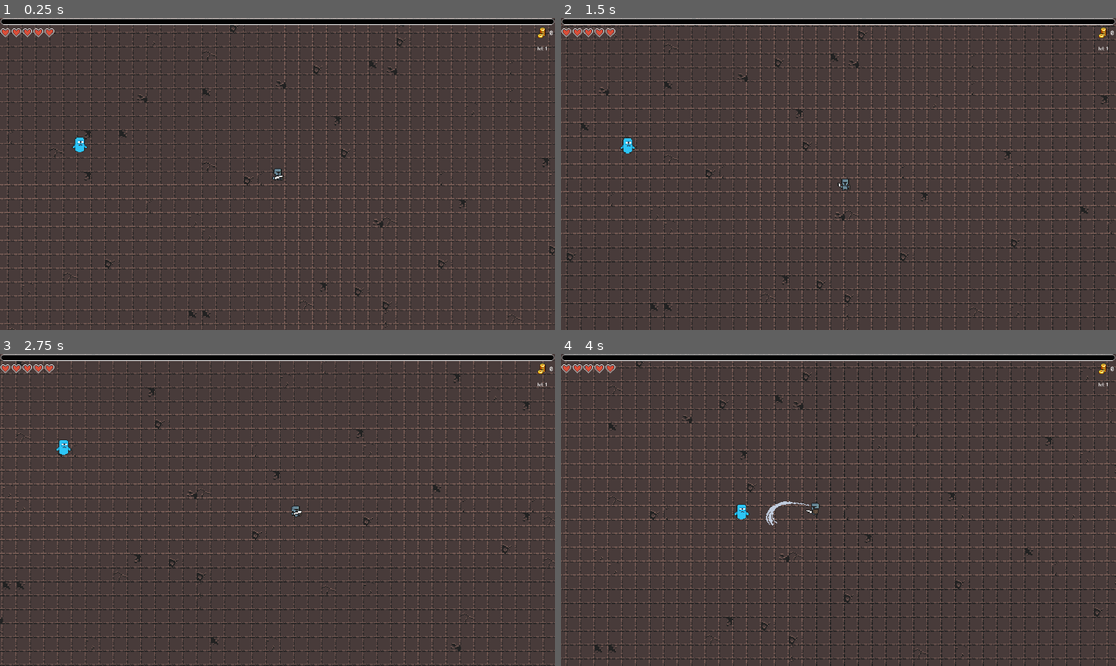
Above: before the commit, frames 1-4 (two rows, left to right).
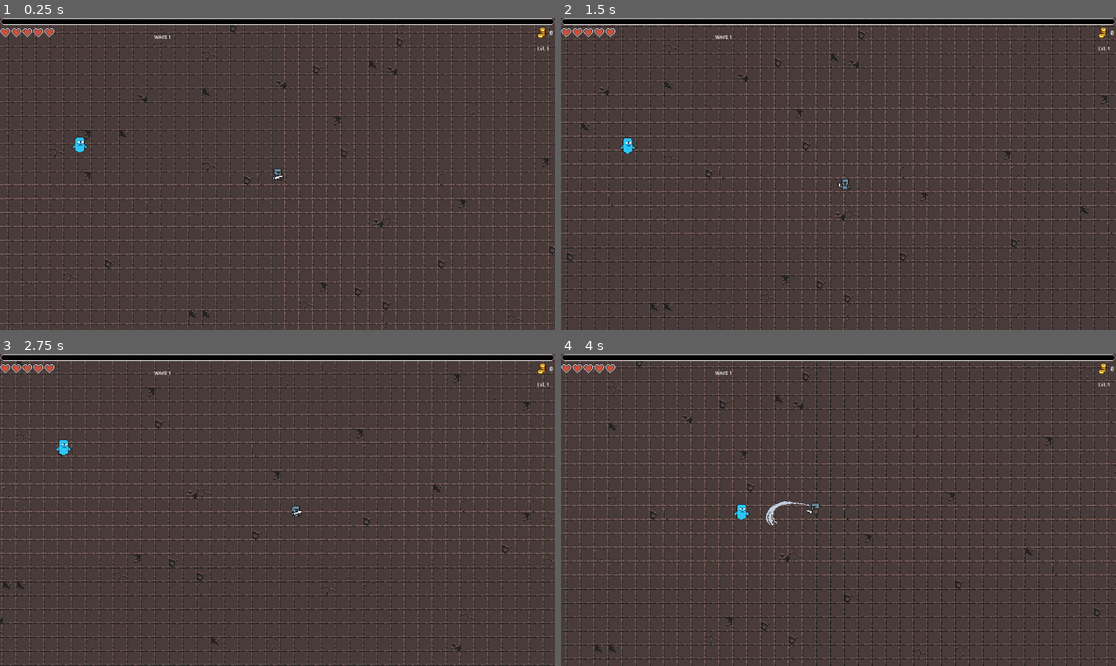
Above: after the commit, the same moments.

Repository: ErikpvDev/Proyecto-intermodular
Game: Godot game, scene res://Scenes/Levels/Level01/level_01.tscn
Two runs of this game, one before a commit and one after it. Both use one fixed random seed, a clock stepped at 60 frames per second and the inputs below.
Inputs:
- Up to frame 1 (0.25 s): no input
- Up to frame 2 (1.5 s): hold D (right) 0.53-1.28 s; tap Shift (dash) at 0.6, 1.35 s; hold S (down) from 1.28 s (still down)
- Up to frame 3 (2.75 s): release S (down) at 2.03 s; hold D (right) from 2.03 s (still down); tap Shift (dash) at 2.1 s
- Up to frame 4 (4 s): release D (right) at 2.78 s; hold W (up) 2.78-3.53 s; tap Shift (dash) at 2.85, 3.6 s; hold A (left) from 3.53 s (still down)

The runs differ from the first frame. In frame 1, less than 0.1% of the frame differs, in the area x 27-99%, y 5-11%; in frame 2, less than 0.1%; in frame 3, less than 0.1%; in frame 4, less than 0.1%.

Commit message:
Waves, lvl
Ahora hay un texto que muestra la wave en la ui y el texto del nivel esta un poco reajustado

Diff:
--- a/Scenes/Character/experience.gd
+++ b/Scenes/Character/experience.gd
@@ -7,7 +7,7 @@
 var lvl: int = 1
 
 func _ready() -> void:
-	exp_lvl_text.text="lvl: "+str(lvl)
+	exp_lvl_text.text="LVL "+str(lvl)
 	exp_bar.max_value=exp_needed_lvl
 
 func add_exp(amount: int) -> void:
--- a/Scenes/Spawn/spawn.gd
+++ b/Scenes/Spawn/spawn.gd
@@ -8,6 +8,7 @@
 @export var hp_elite_growth=5
 @export var base_hp=10
 @onready var between_waves=5
+@onready var wave_text = $"../UI/Wave/Label"
 
 @onready var enemy_dict = {
 	1: [6, 1.1],
@@ -47,7 +48,6 @@
 func _ready():
 	update_wave()
 
-
 func enemy_death():
 	dead_enemies+=1
 	if dead_enemies==enemy_dict[current_wave][0]:
@@ -55,7 +55,6 @@
 		await get_tree().create_timer(time_between_waves).timeout
 		current_wave+=1
 		update_wave()
-
 
 func get_valid_spawnpoint(cam):
 	# The viewport of the camera
@@ -99,6 +98,7 @@
 
 
 func update_wave():
+	wave_text.text = "WAVE "+str(current_wave)
 	var prob
 	for rondas in enemy_dict:
 		prob = base_elite_chance * enemy_dict[rondas][1]
--- a/Scenes/UI/Exp/exp.tscn
+++ b/Scenes/UI/Exp/exp.tscn
@@ -25,7 +25,7 @@
 anchor_right = 1.0
 offset_left = -61.484985
 offset_top = 93.715
-offset_right = -21.484985
+offset_right = -6.0
 offset_bottom = 116.71511
 grow_horizontal = 0
-text = "10"
+text = "LVL"
--- a/Scenes/UI/ui.tscn
+++ b/Scenes/UI/ui.tscn
@@ -1,8 +1,9 @@
-[gd_scene load_steps=4 format=3 uid="uid://bam0ik66tfskr"]
+[gd_scene load_steps=5 format=3 uid="uid://bam0ik66tfskr"]
 
 [ext_resource type="PackedScene" uid="uid://bk01ah10djpvn" path="res://Scenes/Gold/Gold.tscn" id="1_i5q6i"]
 [ext_resource type="PackedScene" uid="uid://bqy0xbspvp3gc" path="res://Scenes/Hearts/health_bar.tscn" id="2_hwbc8"]
 [ext_resource type="PackedScene" uid="uid://dv7lc10i5l7rj" path="res://Scenes/UI/Exp/exp.tscn" id="3_hwbc8"]
+[ext_resource type="PackedScene" uid="uid://cewa4t80pl5nn" path="res://Scenes/Wave/wave.tscn" id="4_fo61o"]
 
 [node name="UI" type="CanvasGroup"]
 
@@ -11,3 +12,5 @@
 [node name="health_bar" parent="." instance=ExtResource("2_hwbc8")]
 
 [node name="Exp" parent="." instance=ExtResource("3_hwbc8")]
+
+[node name="Wave" parent="." instance=ExtResource("4_fo61o")]
--- /dev/null
+++ b/Scenes/Wave/wave.tscn
@@ -0,0 +1,10 @@
+[gd_scene format=3 uid="uid://cewa4t80pl5nn"]
+
+[node name="Wave" type="CanvasLayer"]
+
+[node name="Label" type="Label" parent="."]
+offset_left = 533.0
+offset_top = 54.0
+offset_right = 576.0
+offset_bottom = 79.0
+text = "WAVE"
